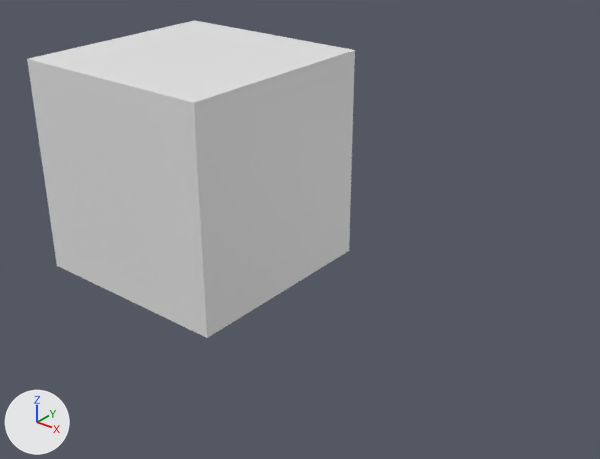
One commit to the Blender file Offensive/Assets/Blender/menu.blend: the scene before it, then after it.
The view is the same before and after, from a 50 mm camera at (26.0, -25.2, 13.9) aimed at (6.0, -0.2, -1.6). Lighting does not change. The marker at lower left points along +X, +Y and +Z.
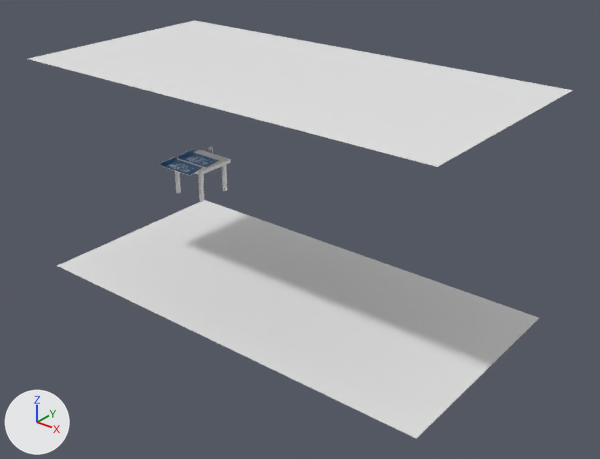
Pixel boxes [x1, y1, x2, y2] of what changed, in the pictures (600 x 459 px):
'Cube', hidden: before [27, 50, 355, 338]
'Cube.003', reshaped (not visible before): after [58, 200, 539, 439]
'Cube.004', reshaped (67% wider, 76% taller): before [29, 20, 354, 103]; after [29, 20, 573, 167]
'Cube.005', added: after [160, 157, 206, 175]

The change, as a list of edits to the scene's bpy script:
```text
Change me_cube_005:
    where me_cube_005.from_pydata(...)  # 4 vertices, 1 face; spans x -5.0..5.0, y -5.0..5.0, z 5.0
    used by ob_cube_004; location = (0.0, 0.0, 0.0)
    me_cube_005 part 1
    me_cube_005.vertices[2].co: (5.0, -5.0, 5.0) -> (15.0, -5.0, 5.0)  # pixel (193, 102) -> pixel (437, 166)
    me_cube_005.vertices[3].co: (5.0, 5.0, 5.0) -> (15.0, 5.0, 5.0)  # pixel (354, 50) -> pixel (572, 90)
Change me_cube_004:
    where me_cube_004.from_pydata(...)  # 4 vertices, 1 face; spans x -5.0..5.0, y -5.0..5.0, z -5.0
    used by ob_cube_003; location = (0.0, 0.0, 0.0)
    me_cube_004 part 2
    me_cube_004.vertices[2].co: (5.0, -5.0, -5.0) -> (15.0, -5.0, -5.0)  # pixel (207, 337) -> pixel (416, 438)
    me_cube_004.vertices[3].co: (5.0, 5.0, -5.0) -> (15.0, 5.0, -5.0)  # pixel (349, 250) -> pixel (539, 317)
Change me_cube_001:
    where me_cube_001.from_pydata(...)  # 8 vertices, 4 faces; spans x -5.0..5.0, y -5.0..5.0, z -5.0..5.0
    used by ob_cube; location = (0.0, 0.0, 0.0)
    me_cube_001 part 3: the whole mesh is scaled about its middle by (2, 1, 1), then moved by (5.0, 0.0, 0.0)
Add me_cube_000:
    me_cube_000.from_pydata(...)  # 48 vertices, 46 faces; spans x -1.0..1.0, y -1.0..1.0, z 8.6..26.6
    me_cube_000.polygons.foreach_set('use_smooth', [True] * 46)
    me_cube_000.materials.append(mat_tervrajz_kesz_png)  # picture img_tervrajz_kesz_png
Change ob_cube:
    add ob_cube.hide_render = True
Add ob_cube_005:
    ob_cube_005 = bpy.data.objects.new('Cube.005', me_cube_000)
    ob_cube_005.location = (0.0, -1.12, 0.0)
    ob_cube_005.scale = (1.0, 0.5, 0.01)
    _m = ob_cube_005.modifiers.new('Subsurf', 'SUBSURF')
    _m.levels = 2
```
